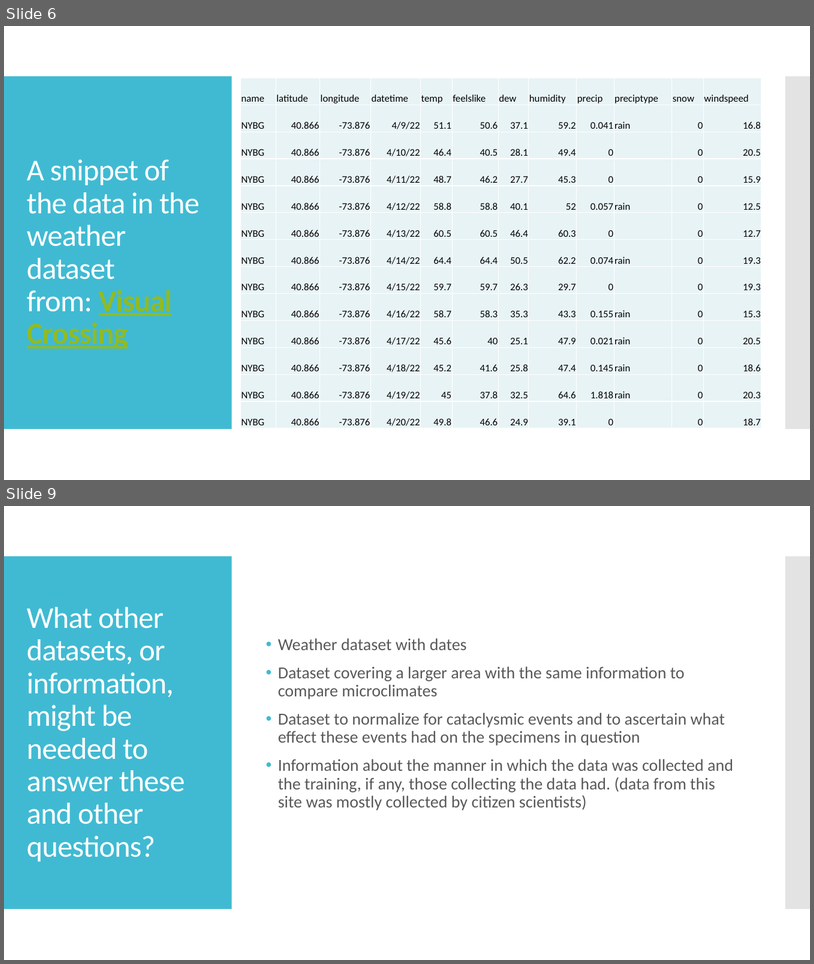
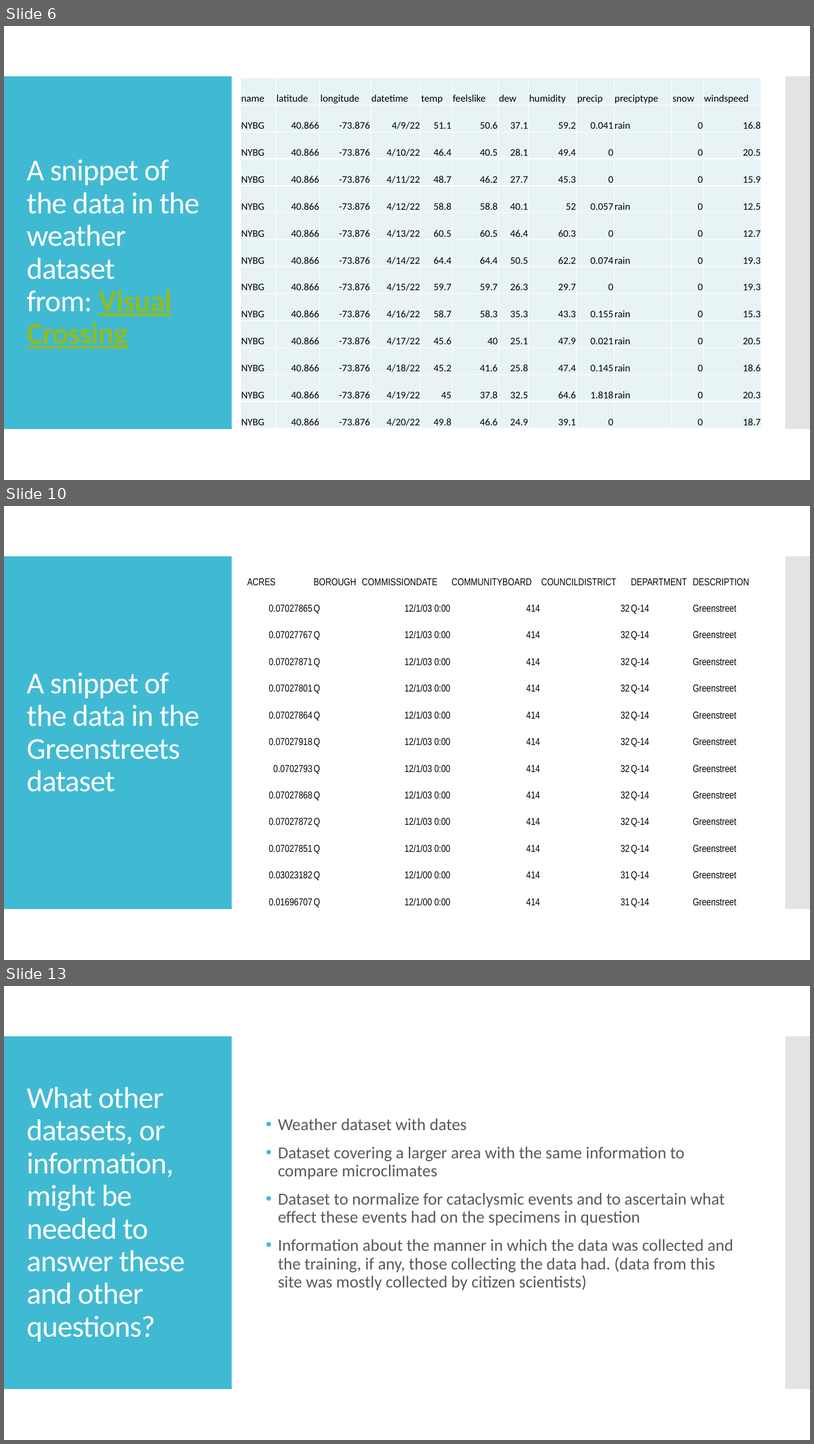
Before and after one commit to tzucker02/presentation4699w5, a slide deck: usanpn dataset presentation for dx699 week 5.pptx. Shown one above the other, each under a label of ours: slides 6 and 9 before the commit, slides 6, 10 and 13 after it; the slides between them are not shown. The pictures are 814x964 and 814x1444 pixels, drawn with LibreOffice and Linux fonts; fonts in the diff are those of the drawing. Boxes give left, top, right and bottom in pixels: in the first picture for what was removed or moved away, otherwise in the second. Text is boxed around its words. In the diff, an @@ line names an element or a change of style, - is before the commit and + after.

```diff
--- a/usanpn dataset presentation for dx699 week 5.pptx
+++ b/usanpn dataset presentation for dx699 week 5.pptx
@@ slide 10 added at box(4, 506, 810, 960), background #FFFFFF; not listed: 2 template elements that a slide beside it also shows @@
@@ table added at box(246, 561, 764, 909), 13 rows, 7 columns @@
+ACRES | BOROUGH | COMMISSIONDATE | COMMUNITYBOARD | COUNCILDISTRICT | DEPARTMENT | DESCRIPTION
+0.07027865 | Q | 12/1/03 0:00 | 414 | 32 | Q-14 | Greenstreet
+0.07027767 | Q | 12/1/03 0:00 | 414 | 32 | Q-14 | Greenstreet
+0.07027871 | Q | 12/1/03 0:00 | 414 | 32 | Q-14 | Greenstreet
+0.07027801 | Q | 12/1/03 0:00 | 414 | 32 | Q-14 | Greenstreet
+0.07027864 | Q | 12/1/03 0:00 | 414 | 32 | Q-14 | Greenstreet
+0.07027918 | Q | 12/1/03 0:00 | 414 | 32 | Q-14 | Greenstreet
+0.0702793 | Q | 12/1/03 0:00 | 414 | 32 | Q-14 | Greenstreet
+0.07027868 | Q | 12/1/03 0:00 | 414 | 32 | Q-14 | Greenstreet
+0.07027872 | Q | 12/1/03 0:00 | 414 | 32 | Q-14 | Greenstreet
+0.07027851 | Q | 12/1/03 0:00 | 414 | 32 | Q-14 | Greenstreet
+0.03023182 | Q | 12/1/00 0:00 | 414 | 31 | Q-14 | Greenstreet
+0.01696707 | Q | 12/1/00 0:00 | 414 | 31 | Q-14 | Greenstreet
@@ title added at box(27, 672, 200, 792), 36 pt, text #FFFFFF @@
+A snippet of the data in the Greenstreets dataset
@@ what was slide 9 is now slide 13 @@
```
Also in this commit, not shown: 7 slides changed, 3 other slides added.
